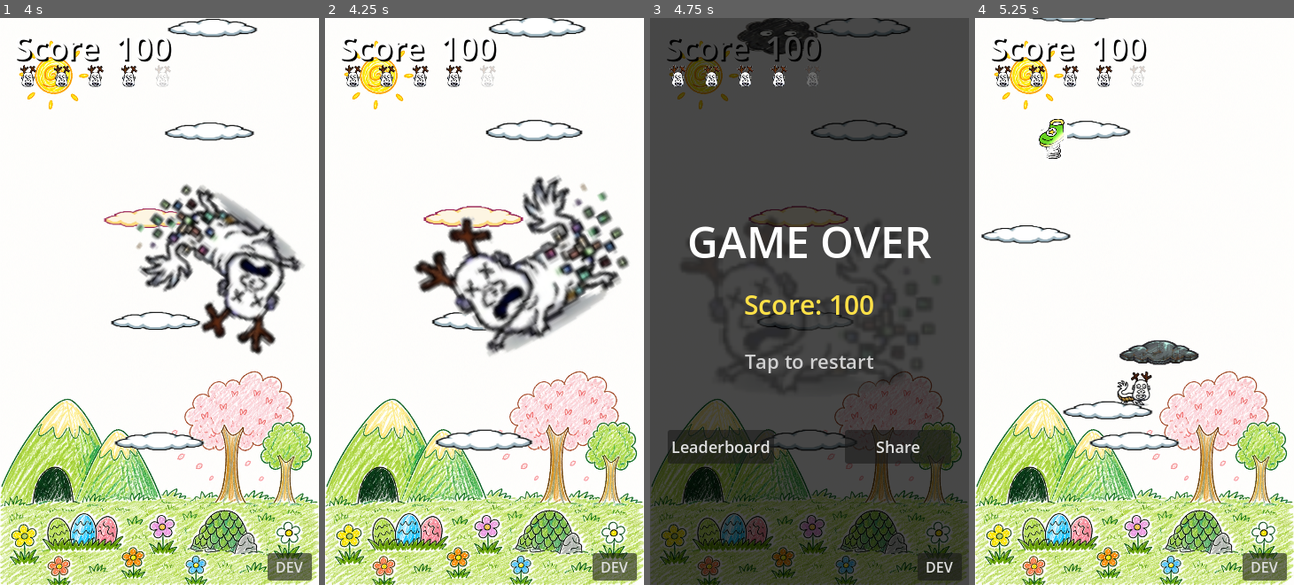
Above: before the commit, frames 1-4 (left to right).
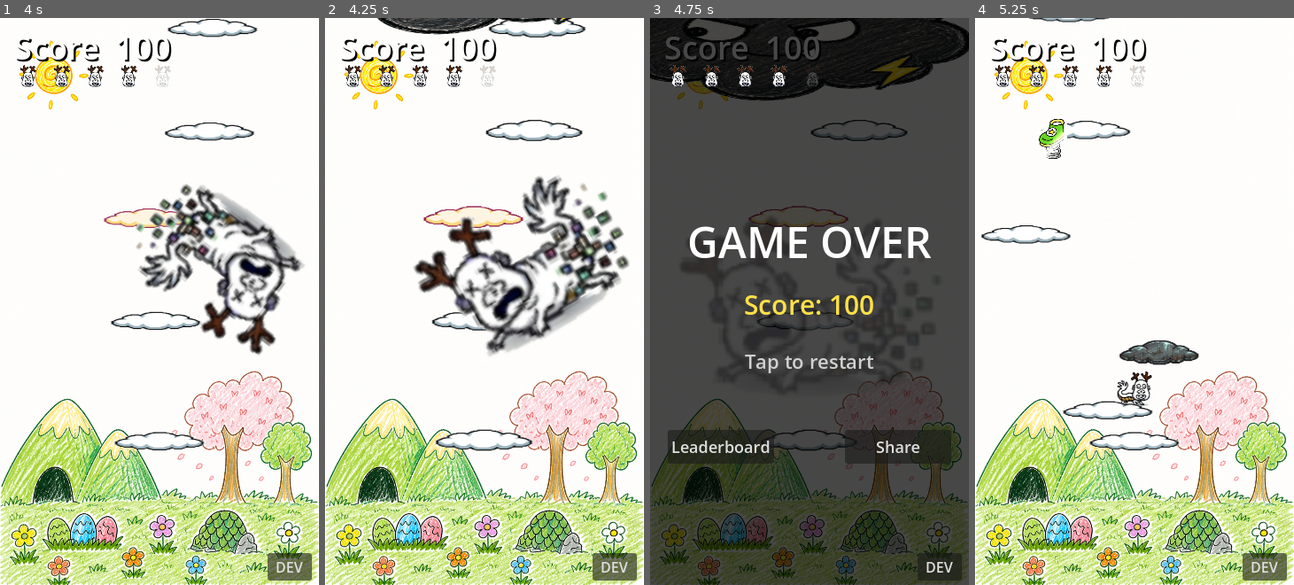
Above: after the commit, the same moments.

Repository: leo70623/Dragon_jump
Game: Godot game, scene res://start_screen.tscn
Same seed, same stepped clock (60 frames per second), same inputs: the game is played once before the commit and once after it.
Inputs (mouse positions are in pixels of both pictures, inside the frame that each line leads up to):
- Up to frame 1 (4 s): click (159, 301) at 0.52 s; type "Alex" at 0.6 s; click "OK" at 1.25 s; tap Enter at 2 s; move the mouse to (229, 273) at 2.02 s; hold Right (ui_right) 2.03-2.75 s; click (229, 273) at 2.17 s; drag from (95, 329) to (159, 437) at 2.77 s; move the mouse to (191, 176) at 3.52 s; hold Left (ui_left) from 3.53 s (still down)
- Up to frame 2 (4.25 s): keep holding Left (ui_left)
- Up to frame 3 (4.75 s): release Left (ui_left) at 4.25 s; drag from (793, 414) to (860, 131) at 4.27 s
- Up to frame 4 (5.25 s): click (1134, 301) at 5 s

Frame 1 is identical in both runs. In frame 2, 1.0% of the frame differs, in the area x 16-78%, y 0-3%; in frame 3, 8.8%, in the area x 0-100%, y 0-15%; in frame 4, nothing differs.

Commit message:
feat: use dark cloud spritesheet for easier maintenance

Diff:
--- a/platform.gd
+++ b/platform.gd
@@ -17,8 +17,7 @@
 const _TEX_BROWN_03: Texture2D = preload("res://assets/platforms/brown_cloud_03.png")
 const _TEX_CRUMBLE_01: Texture2D = preload("res://assets/platforms/cloud_crumbling_01.png")
 const _TEX_CRUMBLE_02: Texture2D = preload("res://assets/platforms/cloud_crumbling_02.png")
-const _TEX_DARK_01: Texture2D = preload("res://assets/platforms/dark_cloud_01.png")
-const _TEX_DARK_02: Texture2D = preload("res://assets/platforms/dark_cloud_02.png")
+const _TEX_DARK_IDLE: Texture2D = preload("res://assets/platforms/dark_cloud_idle.png")
 const _TEX_DARK_HIT: Texture2D = preload("res://assets/platforms/dark_cloud_hit.png")
 const _TEX_METAL: Texture2D = preload("res://assets/platforms/metal_cloud.png")
 
@@ -109,8 +108,14 @@
 	frames.add_animation("dark")
 	frames.set_animation_speed("dark", 6.0)
 	frames.set_animation_loop("dark", true)
-	frames.add_frame("dark", _TEX_DARK_01)
-	frames.add_frame("dark", _TEX_DARK_02)
+	var atlas_1 := AtlasTexture.new()
+	atlas_1.atlas = _TEX_DARK_IDLE
+	atlas_1.region = Rect2(0, 0, 512, 512)
+	var atlas_2 := AtlasTexture.new()
+	atlas_2.atlas = _TEX_DARK_IDLE
+	atlas_2.region = Rect2(512, 0, 512, 512)
+	frames.add_frame("dark", atlas_1)
+	frames.add_frame("dark", atlas_2)
 
 	frames.add_animation("dark_hit")
 	frames.set_animation_speed("dark_hit", 1.0)
Binary file added: assets/platforms/dark_cloud_idle.png
Not shown, added: assets/platforms/dark_cloud_idle.png.import
